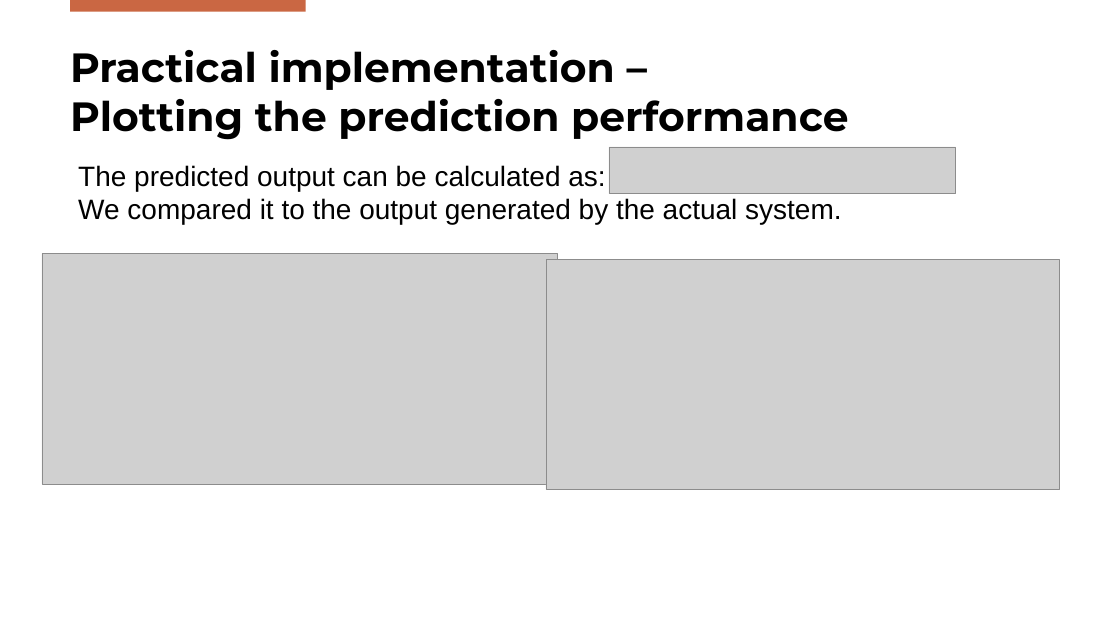
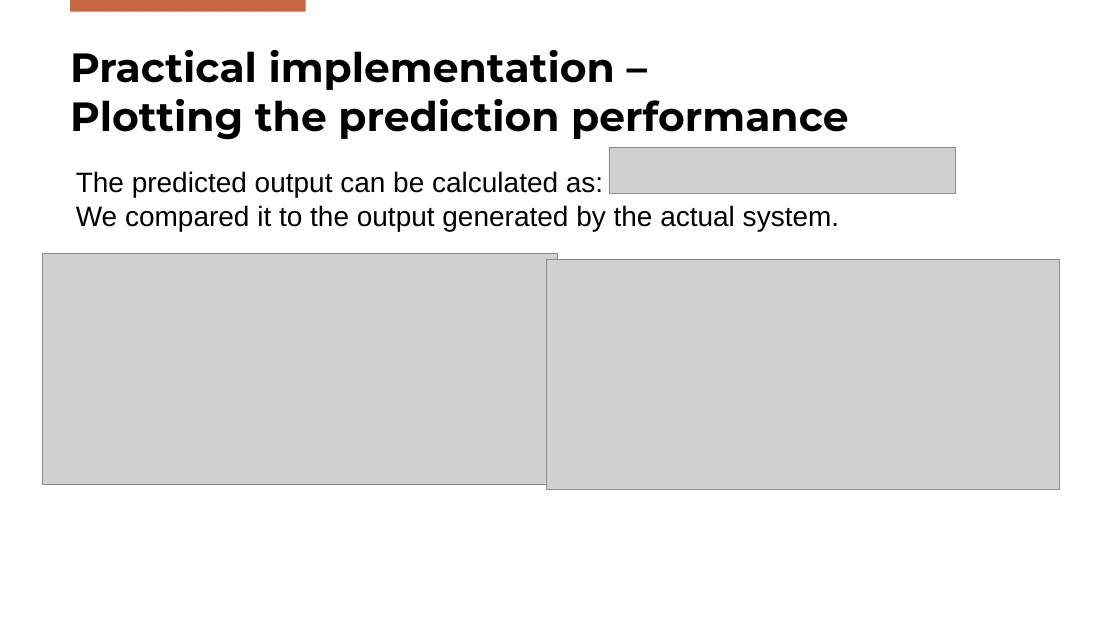
Before and after one commit to Gabriele-Mazzoleni/Progetto_ALES_aa_2025_2026, a slide deck: slide 20 of SPC_Presentation.pptx. Drawn at 1120x630 pixels with LibreOffice and Linux fonts; fonts in the diff are those of the drawing; grey boxes stand for pictures; background and template pictures are left out. Boxes give left, top, right and bottom in pixels: in the first picture for what was removed or moved away, otherwise in the second. Text is boxed around its words. In the diff, an @@ line names an element or a change of style, - is before the commit and + after.

```diff
--- a/SPC_Presentation.pptx
+++ b/SPC_Presentation.pptx
@@ text at <box>76,171,603,197</box>: line spacing 1 to 2 @@
```
Also in this commit, not shown: 16 other slides changed, 3 slides added, 1 slide removed, 1 other file.
